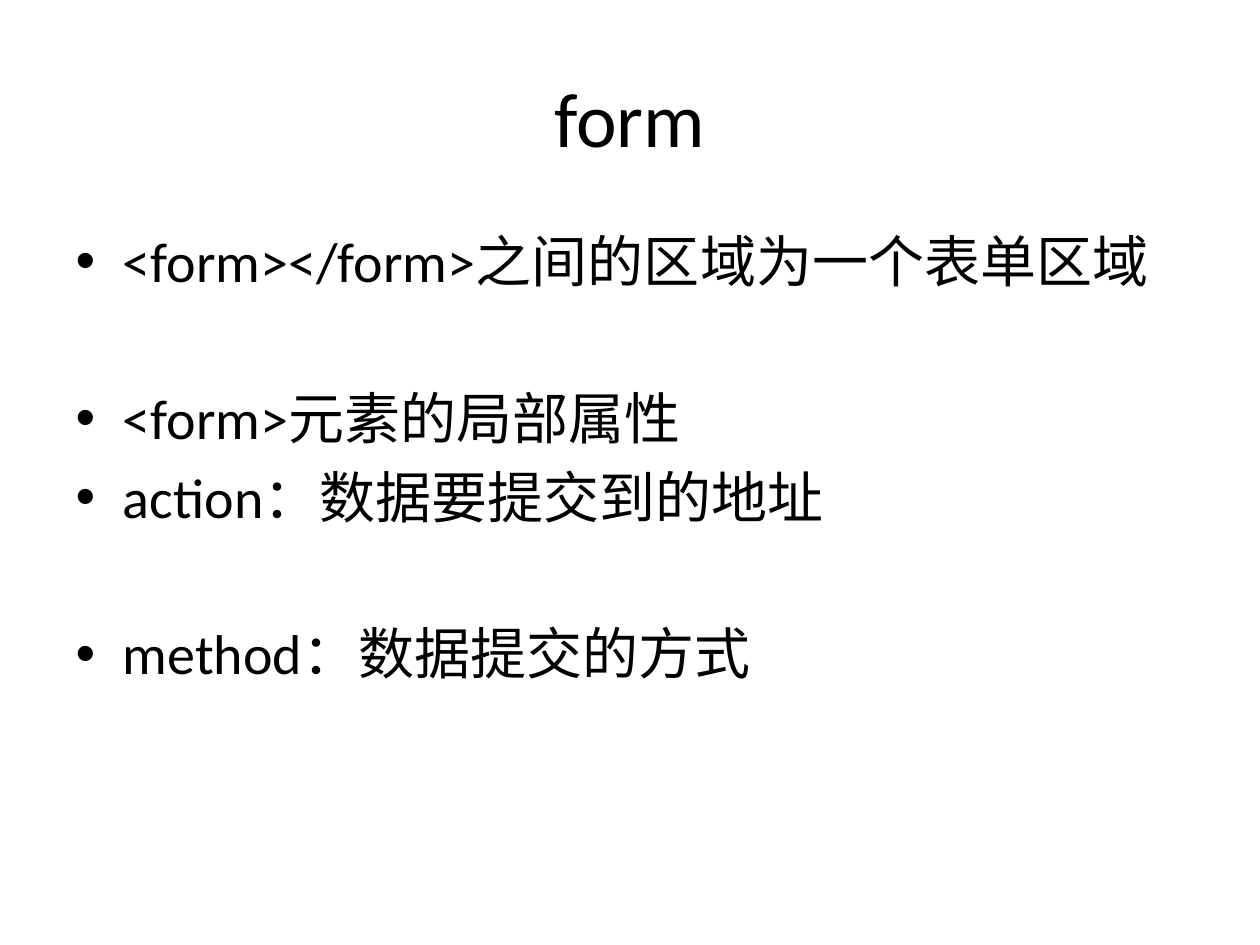
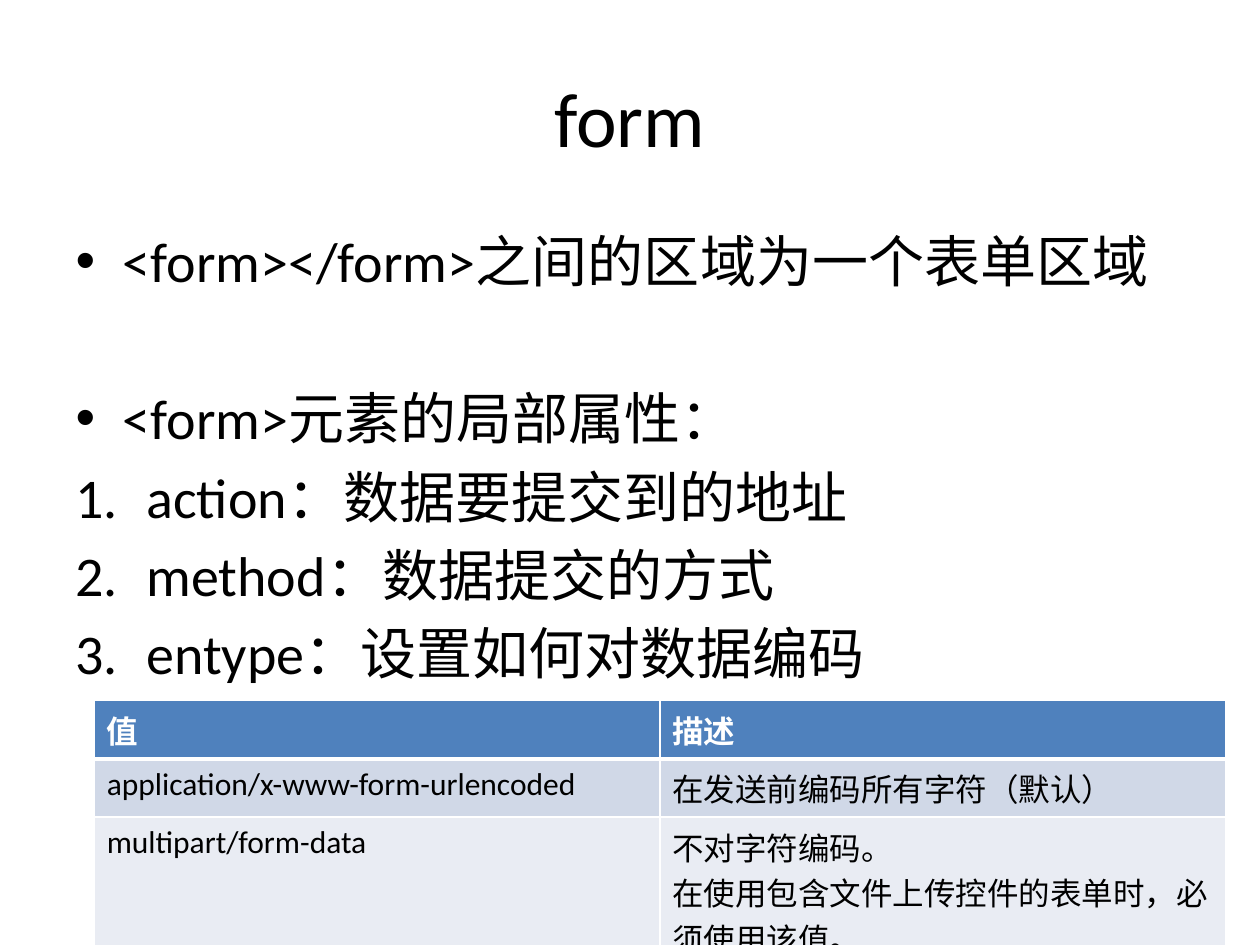
Before and after one commit to sans123wx/class, a slide deck: slide 3 of 网页设计与制作/课件/3/表单.pptx (slide 2 before the commit). Drawn at 1260x945 pixels with LibreOffice and Linux fonts; fonts in the diff are those of the drawing. Boxes give left, top, right and bottom in pixels: in the first picture for what was removed or moved away, otherwise in the second. Text is boxed around its words. In the diff, an @@ line names an element or a change of style, - is before the commit and + after.

```diff
--- a/网页设计与制作/课件/3/表单.pptx
+++ b/网页设计与制作/课件/3/表单.pptx
@@ text at bbox=[123, 392, 737, 444]: text changed @@
-• <form>元素的局部属性
+• <form>元素的局部属性：
@@ text at bbox=[146, 471, 847, 601]: bullet • to 1. @@
@@ text at bbox=[146, 628, 865, 683]: paragraph added @@
+3. entype：设置如何对数据编码
@@ table added at bbox=[94, 701, 1226, 929], 3 rows, 2 columns @@
+值 | 描述
+application/x-www-form-urlencoded | 在发送前编码所有字符（默认）
+multipart/form-data | 不对字符编码。 / 在使用包含文件上传控件的表单时，必须使用该值。
```
Also in this commit, not shown: 2 other slides changed, 3 slides added, 4 other files.
